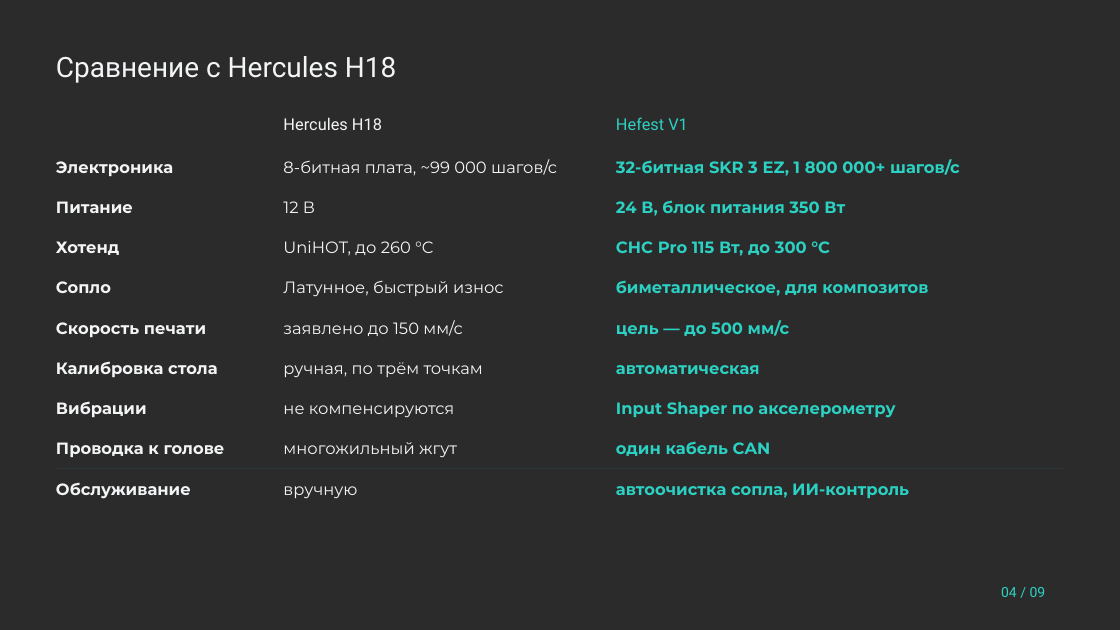
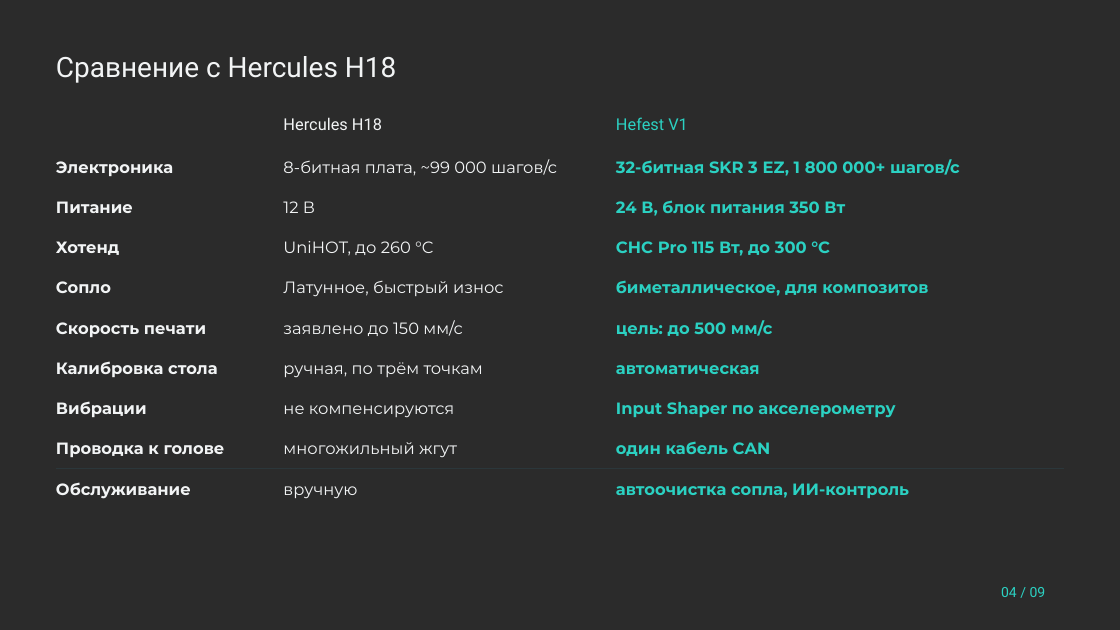
Before and after one commit to pmixay/3d-project, a slide deck: slide 4 of submission/Hefest_prezentaciya.pptx. Drawn at 1120x630 pixels with LibreOffice and Linux fonts; fonts in the diff are those of the drawing; background and template pictures are left out; a plain dark background stands for a picture behind light text. Boxes give left, top, right and bottom in pixels: in the first picture for what was removed or moved away, otherwise in the second. Text is boxed around its words. In the diff, an @@ line names an element or a change of style, - is before the commit and + after.

```diff
--- a/submission/Hefest_prezentaciya.pptx
+++ b/submission/Hefest_prezentaciya.pptx
@@ text at (x1=616, y1=320, x2=773, y2=336): text changed @@
-цель — до 500 мм/с
+цель: до 500 мм/с
```
Also in this commit, not shown: 8 other slides changed, 5 other files.
